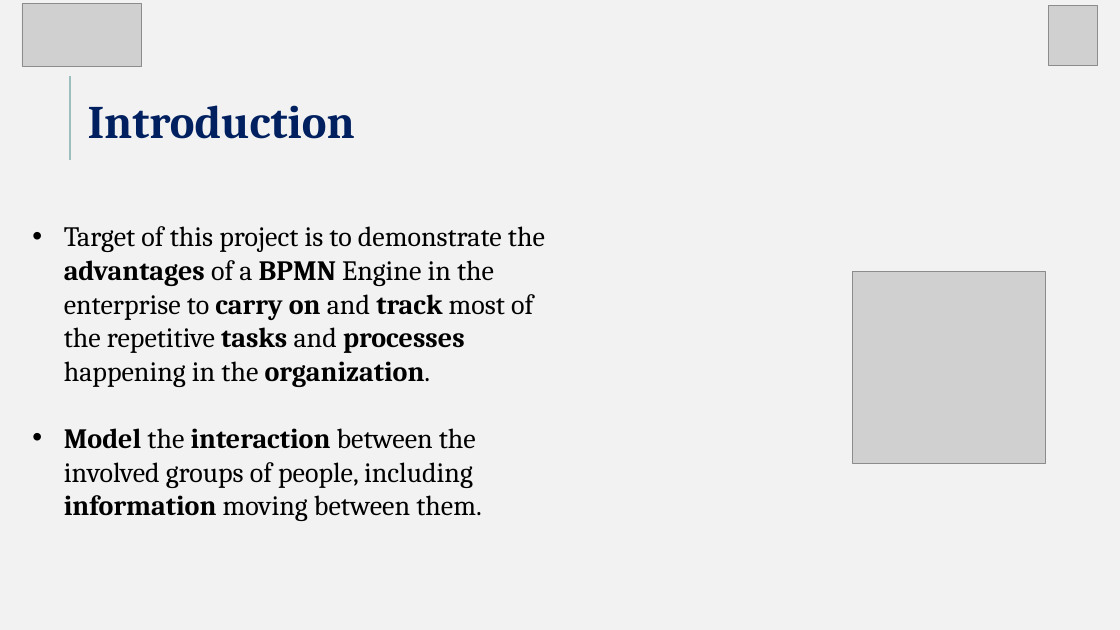
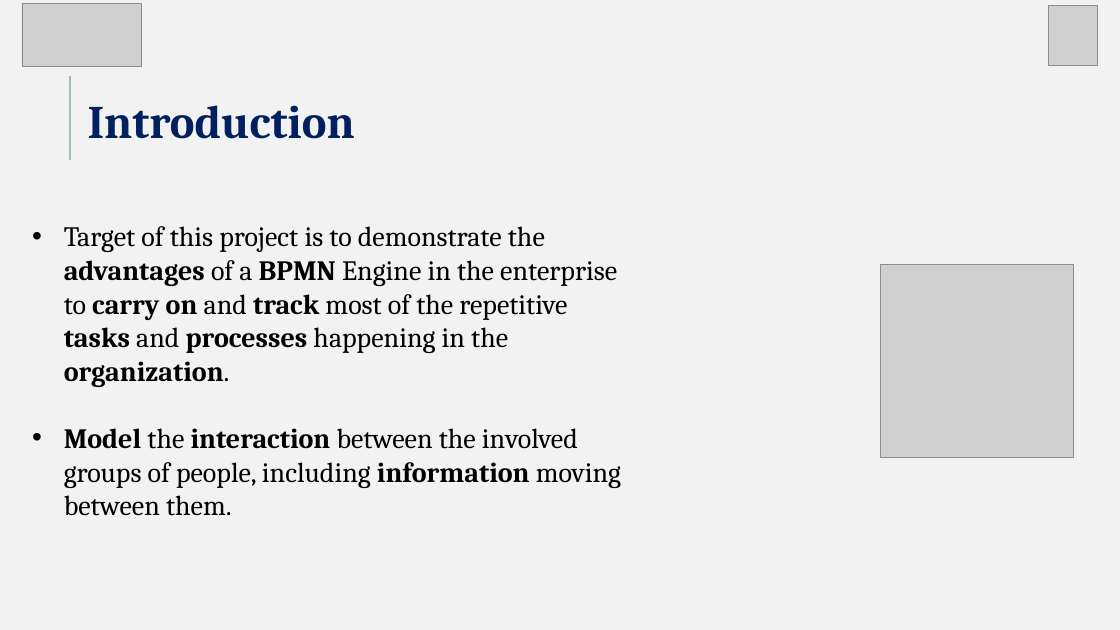
Before and after one commit to Matteoa99/ESI_project, a slide deck: slide 2 of ESI_presentation.pptx. Drawn at 1120x630 pixels with LibreOffice and Linux fonts; fonts in the diff are those of the drawing; grey boxes stand for pictures. Boxes give left, top, right and bottom in pixels: in the first picture for what was removed or moved away, otherwise in the second. Text is boxed around its words. In the diff, an @@ line names an element or a change of style, - is before the commit and + after.

```diff
--- a/ESI_presentation.pptx
+++ b/ESI_presentation.pptx
@@ text "Target of this project is ..." rewrapped from <box>64,226,545,521</box> to <box>64,226,621,516</box> @@
@@ picture: place and size @@
-picture at <box>853,271,1045,464</box>
+picture at <box>881,265,1073,457</box>
```
Also in this commit, not shown: 3 other slides changed, 3 other files.
